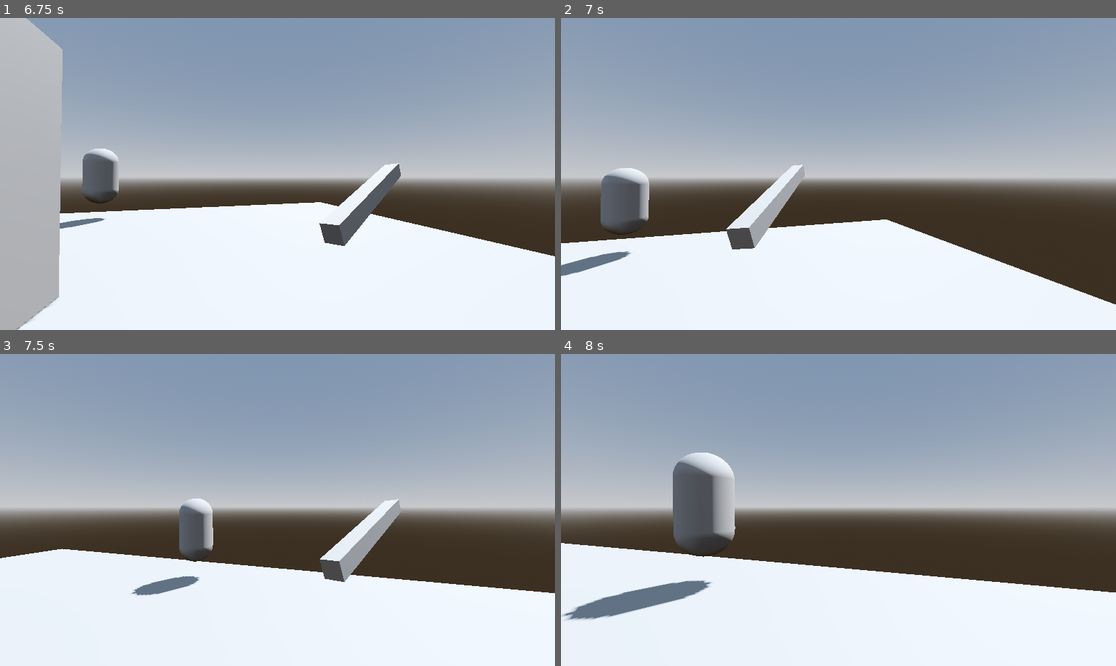
Above: before the commit, frames 1-4 (two rows, left to right).
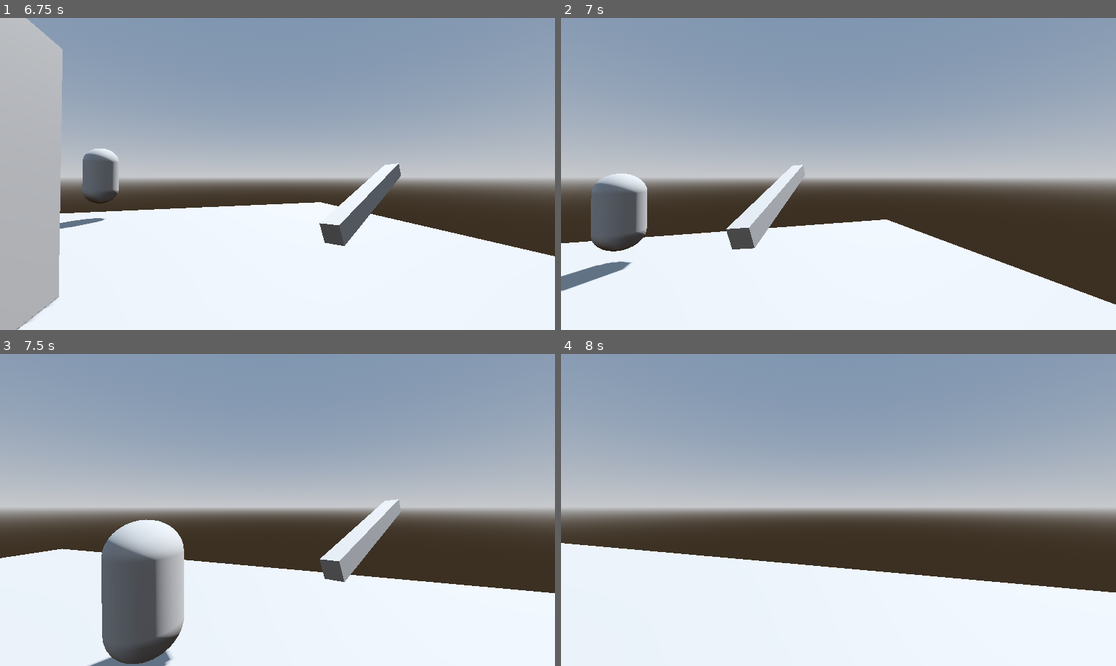
Above: after the commit, the same moments.

Repository: pobertt/Bigmode-Game-Jam-2025
Game: Godot game, scene res://Enemy/enemy_test_world.tscn
Same seed, same stepped clock (60 frames per second), same inputs: the game is played once before the commit and once after it. This scene is started directly instead of the project's main scene.
Inputs (mouse positions are in pixels of both pictures, inside the frame that each line leads up to):
- Up to frame 1 (6.75 s): tap Enter (ui_accept) at 0.5, 0.77, 1.52, 2.75, 3.02, 3.5, 3.77, 4.52, 5.75, 6.02 s; move the mouse to (305, 174) at 0.52 s; hold W (forward) 0.53-5.78 s; click (305, 174) at 0.6 s; move the mouse to (249, 174) at 1.27 s; click (249, 174) at 1.35 s; move the mouse to (288, 167) at 2.02 s; click (288, 167) at 2.1 s; move the mouse to (271, 180) at 2.77 s; click (271, 180) at 2.85 s; move the mouse to (316, 177) at 3.52 s; click (316, 177) at 3.6 s; move the mouse to (233, 170) at 4.27 s; click (233, 170) at 4.35 s; move the mouse to (283, 174) at 5.02 s; click (283, 174) at 5.1 s; move the mouse to (255, 167) at 5.77 s; hold D (right) 5.78-6.53 s; click (255, 167) at 5.85 s; move the mouse to (305, 174) at 6.52 s; hold W (forward) from 6.53 s (still down); click (305, 174) at 6.6 s
- Up to frame 2 (7 s): keep holding W (forward); tap Enter (ui_accept) at 6.77 s
- Up to frame 3 (7.5 s): keep holding W (forward); move the mouse to (249, 510) at 7.27 s; click (249, 510) at 7.35 s
- Up to frame 4 (8 s): keep holding W (forward); tap Enter (ui_accept) at 7.52 s

Frame 1 is identical in both runs. In frame 2, 2.3% of the frame differs, in the area x 0-16%, y 48-88%; in frame 3, 7.2%, in the area x 15-39%, y 46-100%; in frame 4, 4.0%.

Commit message:
Enemy goes towards player on see
Need to add enemy turning

Diff:
--- a/bigmodegamejam2025/Enemy/enemy.gd
+++ b/bigmodegamejam2025/Enemy/enemy.gd
@@ -34,8 +34,6 @@
 func target_position(target):
 	navref.target_position = target
 
-func update_taarget_location(target_location):
-	navref.set_target_location(target_location)
 
 
 
@@ -60,6 +58,8 @@
 					if collider.name == "Player":
 						RayCast.debug_shape_custom_color = Color.RED
 						print("I see you")
+						#call target_position method on see player
+						target_position(collider.global_transform.origin)
 					#if not colliding with player
 					else:
 						RayCast.debug_shape_custom_color = Color.GREEN
